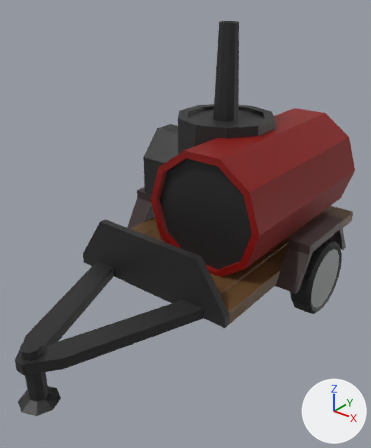
The FBX model InvadingNature/Assets/Models/Generator/generator.fbx, before and after one commit.
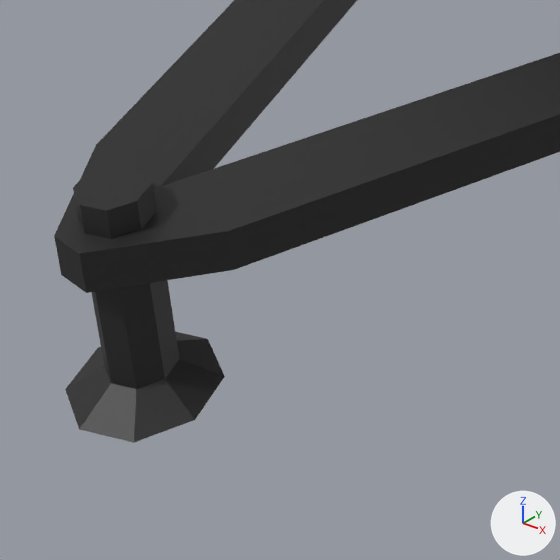
There are two pictures of each version: one whole from a 50 mm lens placed at (2.749, -4.221, 2.606), pointed at (0.081, -0.885, 0.538), one close up on the part from 0% to 41% of the width and 66% to 100% of the height. Every picture has the same lights, and +X, +Y and +Z are marked at lower right. Where no turn or scale is listed for an object, it has been applied to the vertices.

Objects in the first close-up: 'Generator'.
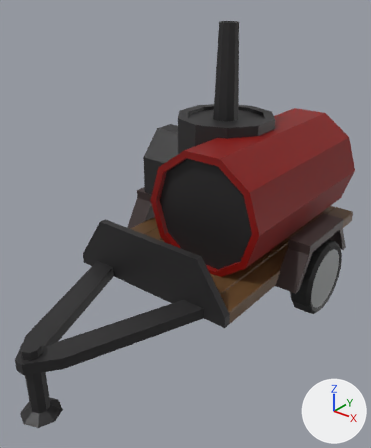
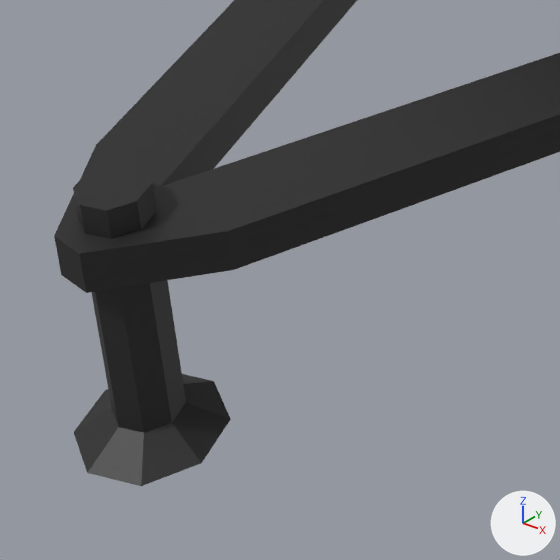
Boxes [x1, y1, x2, y2] around the edits, measured in the close-ups (560 x 560 px; the box of a moved part takes in the faces that stretch with it):
'Generator', reshaped: before [54, 0, 560, 443]; after [54, 0, 560, 486]
part 1 of me_cylinder, moved or reshaped: before [65, 280, 225, 443]; after [74, 280, 231, 486]

What changed in the scene script:
```text
Change me_cylinder:
    where me_cylinder.from_pydata(...)  # 772 vertices, 722 faces; spans x -1.13..1.13, y -2.75..1.26, z -0.48..2.21
    used by ob_generator; location = (0.0, 0.0, 0.0)
    me_cylinder part 1: all 16 vertices in x -0.16..0.16, y -2.75..-2.43, z -0.35..-0.29 are moved by (0.0, 0.0, -0.12)
```
